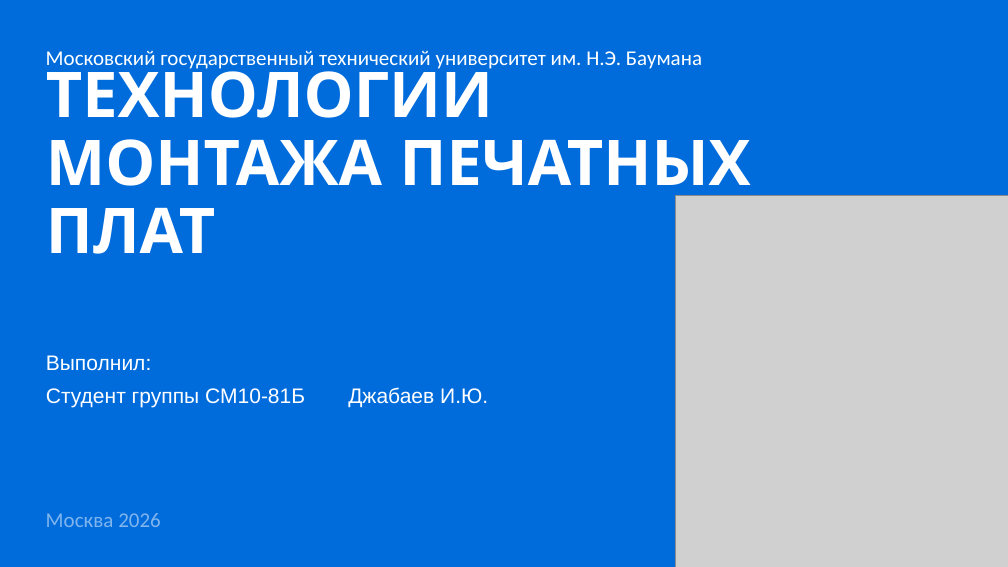
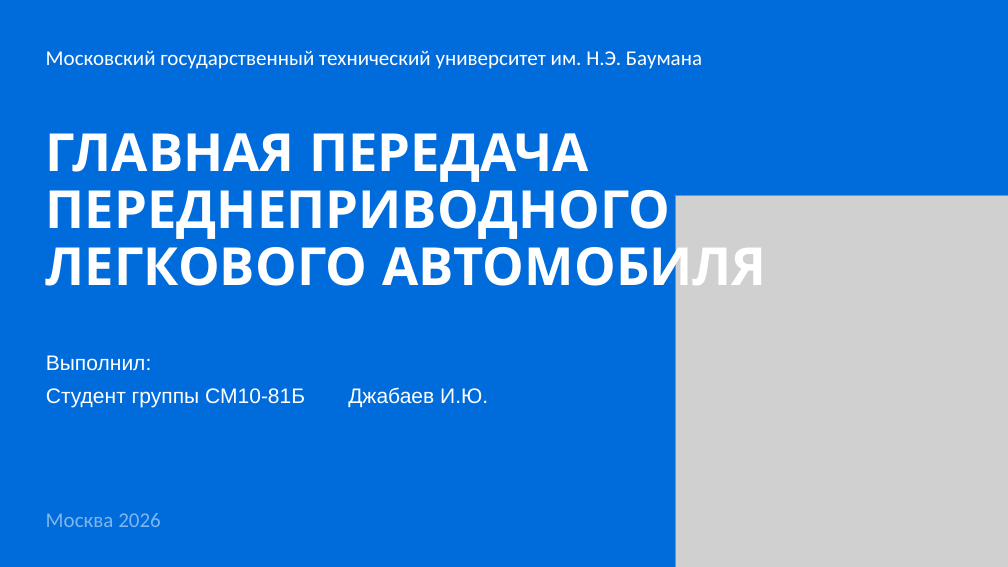
Before and after one commit to IbrahimDzheby/Diplom, a slide deck: slide 1 of НИРС2/Защита.pptx. Drawn at 1008x567 pixels with LibreOffice and Linux fonts; fonts in the diff are those of the drawing; grey boxes stand for pictures. Boxes give left, top, right and bottom in pixels: in the first picture for what was removed or moved away, otherwise in the second. Text is boxed around its words. In the diff, an @@ line names an element or a change of style, - is before the commit and + after.

```diff
--- a/НИРС2/Защита.pptx
+++ b/НИРС2/Защита.pptx
@@ title at [46, 133, 767, 299]: text changed; size 60 to 50 pt @@
-ТЕХНОЛОГИИ МОНТАЖА ПЕЧАТНЫХ ПЛАТ
+ГЛАВНАЯ ПЕРЕДАЧА
+ПЕРЕДНЕПРИВОДНОГО
+ЛЕГКОВОГО АВТОМОБИЛЯ
```
Also in this commit, not shown: 11 slides added, 10 slides removed, 20 other files.
